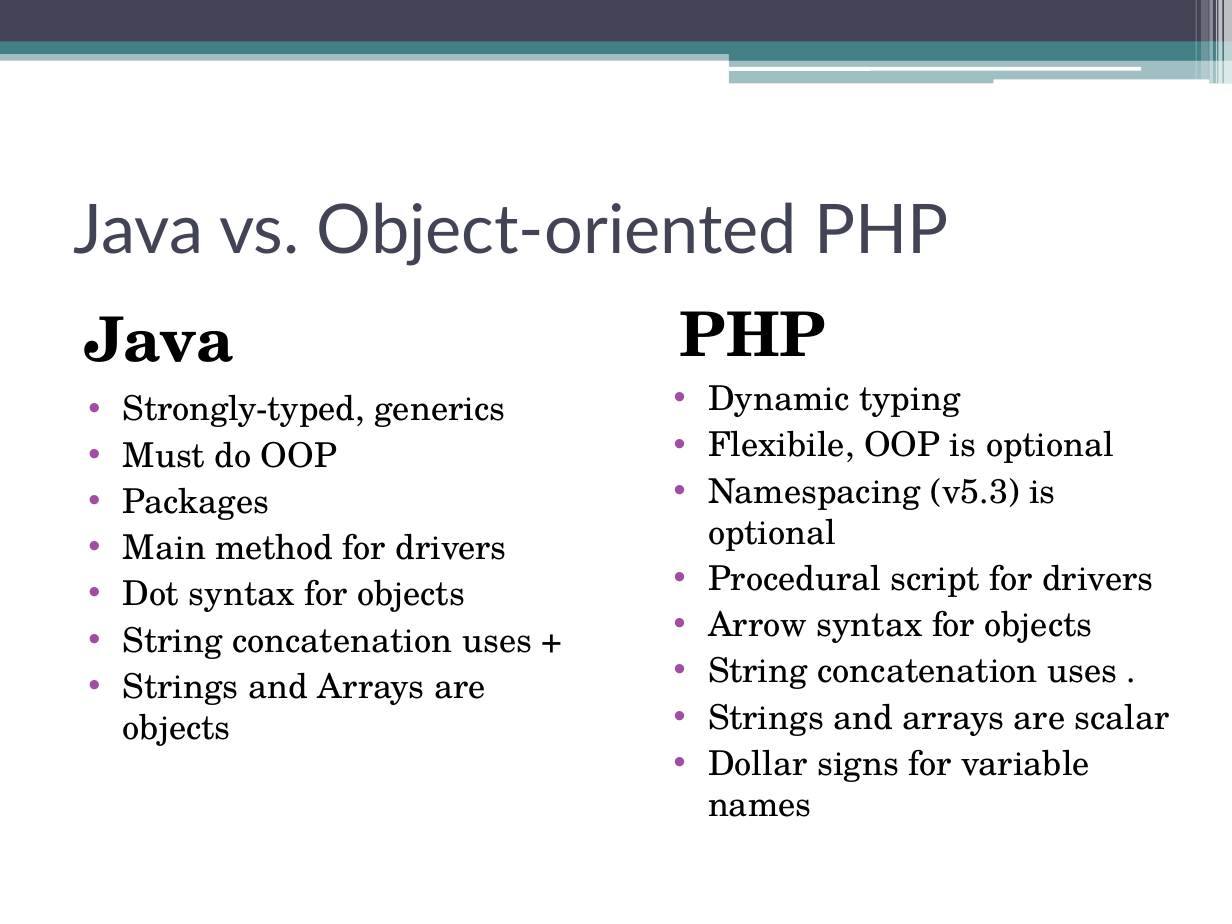
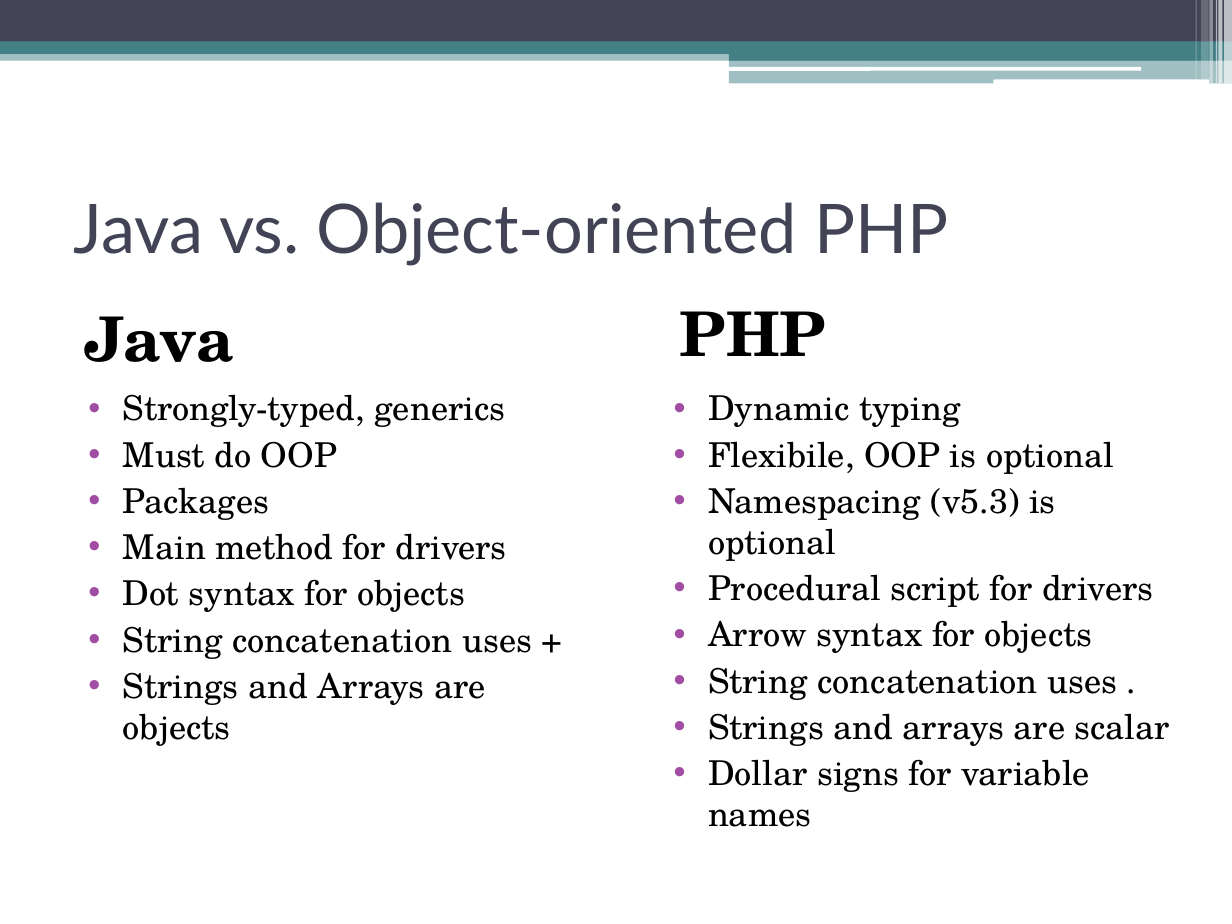
Before and after one commit to jeremeamia/Presentation-for-CSE-294, a slide deck: slide 12 of PHP_Apr12.ppt. Drawn at 1232x924 pixels with LibreOffice and Linux fonts; fonts in the diff are those of the drawing. Boxes give left, top, right and bottom in pixels: in the first picture for what was removed or moved away, otherwise in the second. Text is boxed around its words. In the diff, an @@ line names an element or a change of style, - is before the commit and + after.

```diff
--- a/PHP_Apr12.ppt
+++ b/PHP_Apr12.ppt
@@ text "Dynamic typing" moved from (x1=708, y1=385, x2=1170, y2=817) to (x1=708, y1=395, x2=1170, y2=827) @@
```
Also in this commit, not shown: 5 other slides changed, 1 slide added, 1 slide removed.
